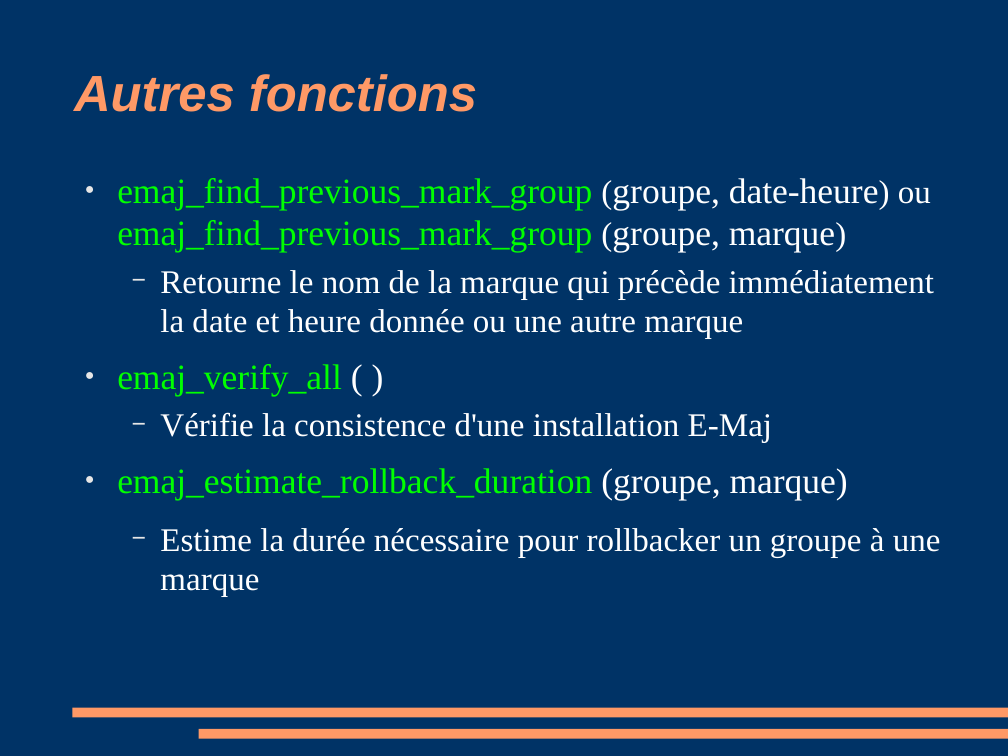
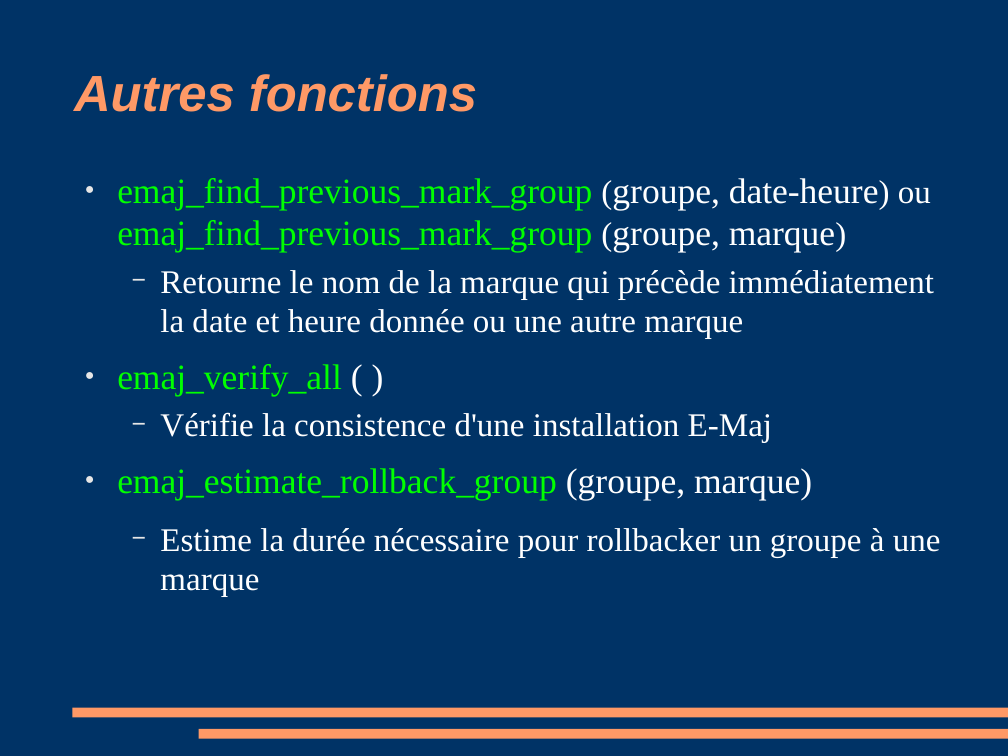
Before and after one commit to beaud76/emaj_doc, a slide deck: slide 25 of Emaj_pres_fr.odp (slide 24 before the commit). Drawn at 1008x756 pixels with LibreOffice and Linux fonts; fonts in the diff are those of the drawing. Boxes give left, top, right and bottom in pixels: in the first picture for what was removed or moved away, otherwise in the second. Text is boxed around its words. In the diff, an @@ line names an element or a change of style, - is before the commit and + after.

```diff
--- a/Emaj_pres_fr.odp
+++ b/Emaj_pres_fr.odp
@@ text at <box>117,468,812,499</box>: text changed @@
-● emaj_estimate_rollback_duration (groupe, marque)
+● emaj_estimate_rollback_group (groupe, marque)
```
Also in this commit, not shown: 17 other slides changed, 4 slides added, 2 slides removed, 3 other files.
